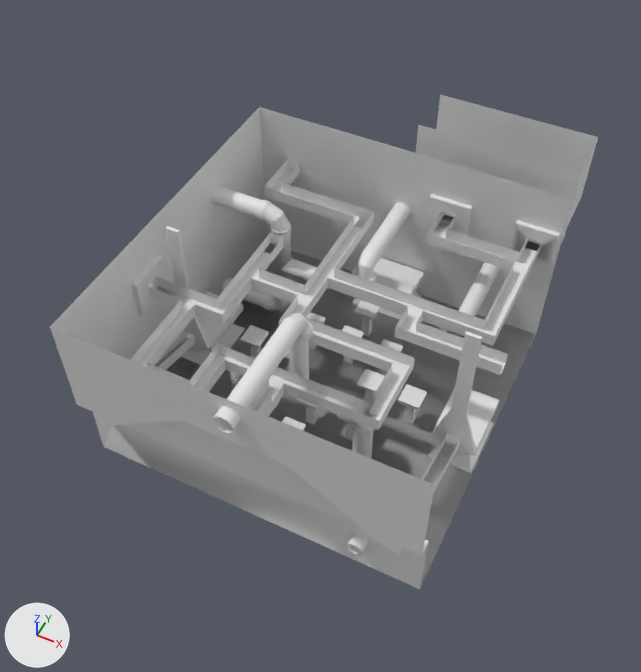
The OBJ model TSE/Assets/Scenes/JSch_Level_1_Build.obj, before and after one commit.
One viewpoint serves both versions: a camera (50 mm lens) standing at (11.2, -23.5, 32.8) and looking at (-0.2, -0.8, 4.4). Lighting does not change. The marker at lower left points along +X, +Y and +Z. Materials are left out; every surface is plain grey. Where no turn or scale is listed for an object, it has been applied to the vertices. Vertices at the same position are counted once.

Script lines for the objects in view, before the commit:
```python
me_jsch_level_1_build = bpy.data.meshes.new('JSch_Level_1_Build')
me_jsch_level_1_build.from_pydata(...)  # 3301 vertices, 3022 faces, 5 loose edges; spans x -7.9..7.6, y -8.7..12.0, z -0.2..8.9
# faces by material slot: [167, 1892, 963]
me_jsch_level_1_build.materials.append(mat_material)
me_jsch_level_1_build.materials.append(mat_none)
me_jsch_level_1_build.materials.append(mat_material_001)
ob_jsch_level_1_build = bpy.data.objects.new('JSch_Level_1_Build', me_jsch_level_1_build)
ob_jsch_level_1_build.location = (0.0, 0.0, 0.0)
```
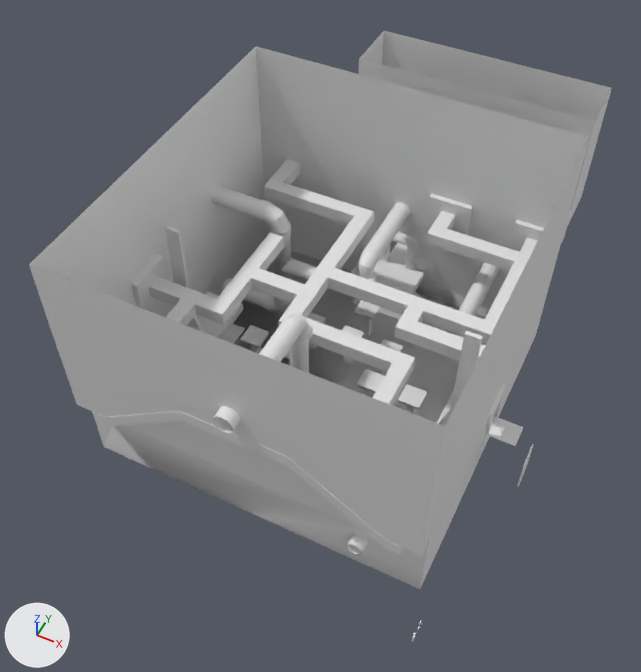
Commit message: Added Updated level

Pixel boxes [x1, y1, x2, y2] of what changed, in the pictures (641 x 672 px):
'JSch_Level_1_Build', reshaped (6% wider, 23% taller): before [50, 95, 598, 589]; after [29, 31, 612, 641]
part 1 of me_jsch_level_1_build, added: after [517, 444, 533, 487]
part 2 of me_jsch_level_1_build, added: after [380, 232, 418, 271]
part 3 of me_jsch_level_1_build, added: after [482, 383, 506, 443]
part 4 of me_jsch_level_1_build, built on: before [232, 258, 499, 458]; after [29, 31, 612, 628]

The change, as a diff of the scene's bpy script:
```diff
--- a/TSE/Assets/Scenes/JSch_Level_1_Build.obj.py
+++ b/TSE/Assets/Scenes/JSch_Level_1_Build.obj.py
@@ me_jsch_level_1_build @@
 # used by ob_jsch_level_1_build; location = (0.0, 0.0, 0.0)
-me_jsch_level_1_build.from_pydata(...)  # 3301 vertices, 3022 faces, 5 loose edges; spans x -7.9..7.6, y -8.7..12.0, z -0.2..8.9
+me_jsch_level_1_build.from_pydata(...)  # 4130 vertices, 4002 faces; spans x -10.1..9.6, y -10.2..12.0, z -0.2..11.8
+# me_jsch_level_1_build part 1: a new loose piece, a box spanning x 9.573..9.628, y -2.124..-0.998, z 1.284..2.859
+# me_jsch_level_1_build part 2: a new loose piece of 36 vertices spanning x -1.0..1.0, y 7.4..7.8, z 1.7..3.7
+# me_jsch_level_1_build part 3: a new loose piece of 36 vertices spanning x 7.3..7.7, y -1.0..1.0, z 1.7..3.7
+# me_jsch_level_1_build part 4: 4 vertices moved within x -3.3..3.3, y -3.3, z 2.5; 4 vertices removed from x -0.5..7.5, y -0.5..7.5, z 1.7; 547 vertices added at x -10.1..8.9, y -9.4..12.0, z 0.3..11.8
```
